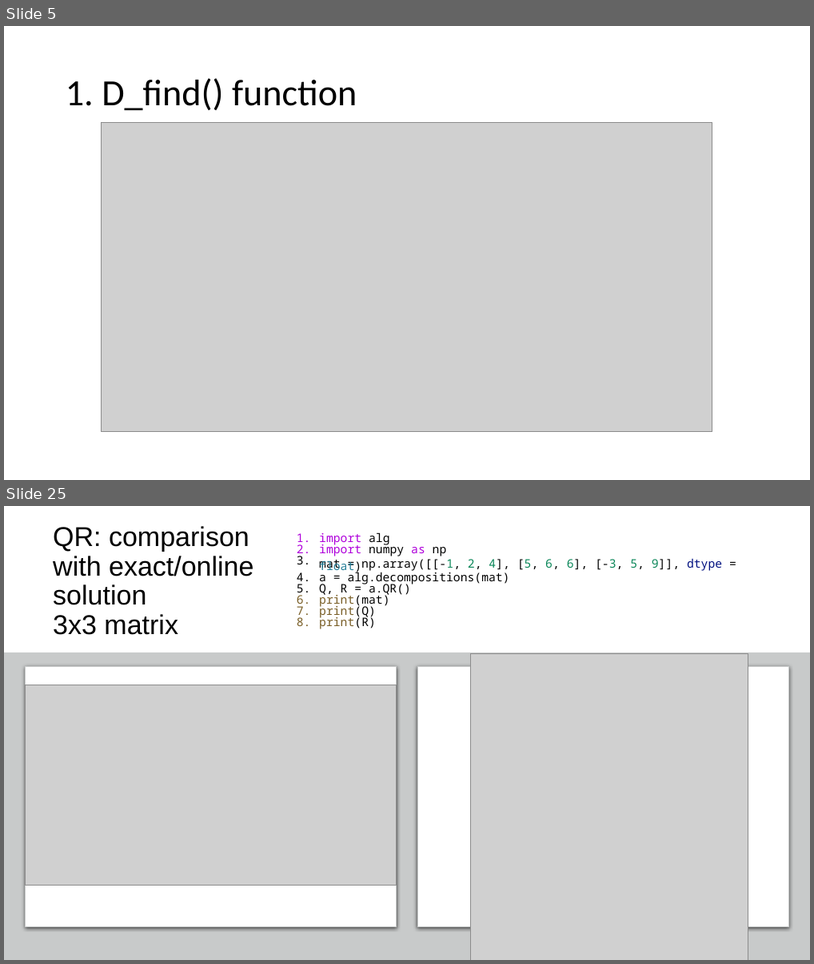
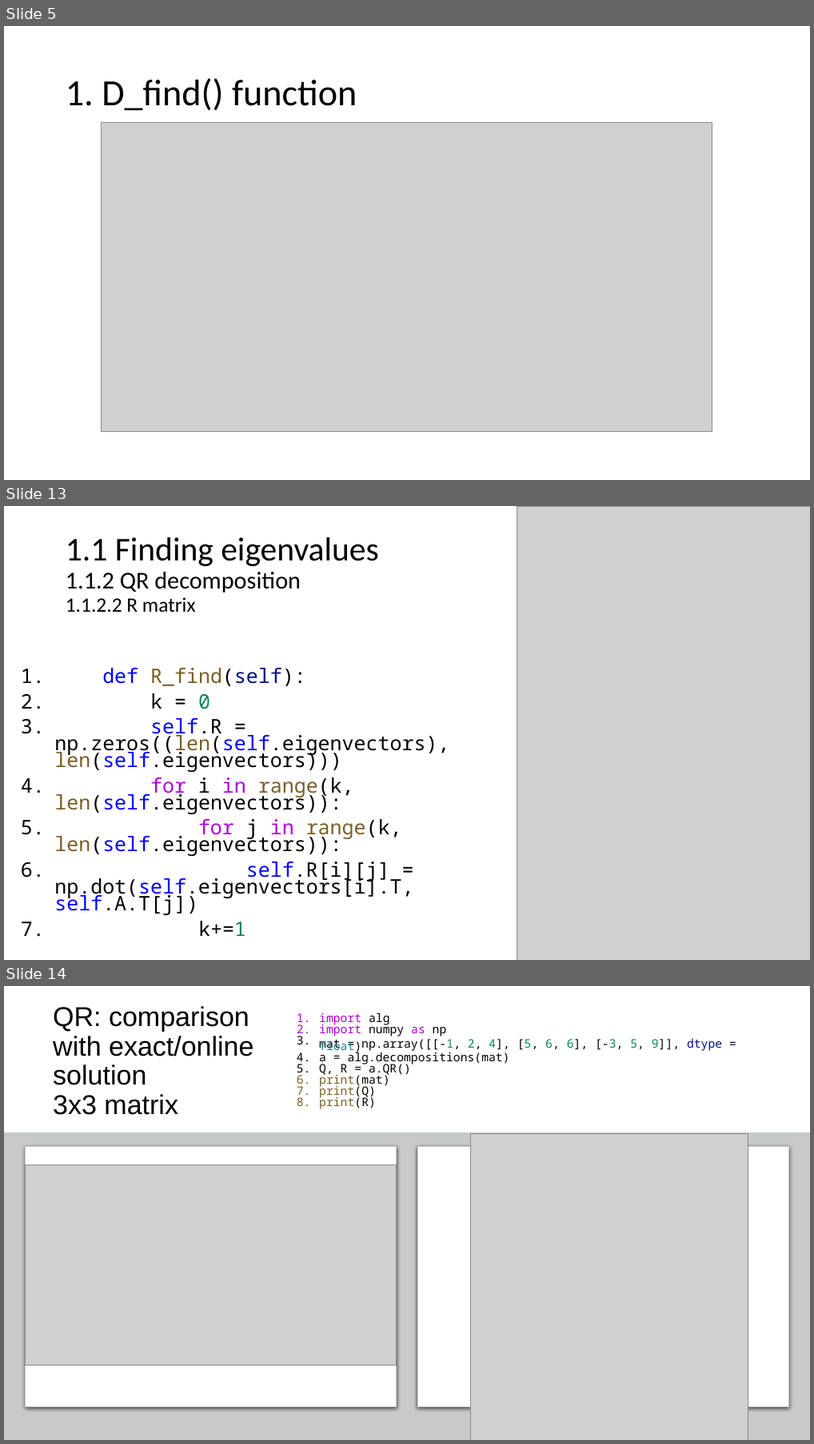
Before and after one commit to netalydana28/Python2, a slide deck: project3/algebra.pptx. Shown one above the other, each under a label of ours: slides 5 and 25 before the commit, slides 5, 13 and 14 after it; the slides between them are not shown. The pictures are 814x964 and 814x1444 pixels, drawn with LibreOffice and Linux fonts; fonts in the diff are those of the drawing; grey boxes stand for pictures. Boxes give left, top, right and bottom in pixels: in the first picture for what was removed or moved away, otherwise in the second. Text is boxed around its words. In the diff, an @@ line names an element or a change of style, - is before the commit and + after.

```diff
--- a/project3/algebra.pptx
+++ b/project3/algebra.pptx
@@ slide 13 added at <box>4,506,810,960</box>, background #FFFFFF @@
@@ picture added at <box>517,506,810,960</box> @@
@@ title added at <box>66,537,379,612</box>, 39.6 pt, text #000000 @@
+1.1 Finding eigenvalues
+1.1.2 QR decomposition
+1.1.2.2 R matrix
@@ text added at <box>54,668,450,936</box>, 23.8 pt, text #000000 @@
+1. def R_find(self):
+2. k = 0
+3. self.R = np.zeros((len(self.eigenvectors), len(self.eigenvectors)))
+4. for i in range(k, len(self.eigenvectors)):
+5. for j in range(k, len(self.eigenvectors)):
+6. self.R[i][j] = np.dot(self.eigenvectors[i].T, self.A.T[j])
+7. k+=1
@@ what was slide 25 is now slide 14 @@
```
Also in this commit, not shown: 4 slides changed, 12 other slides added, 5 slides removed, 2 other files.
